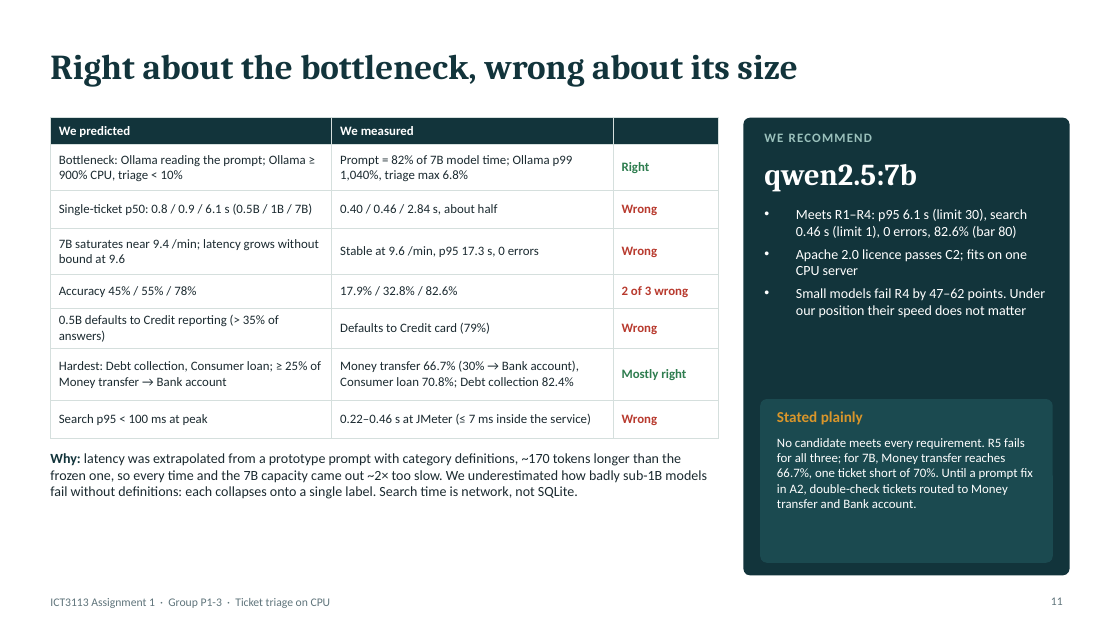
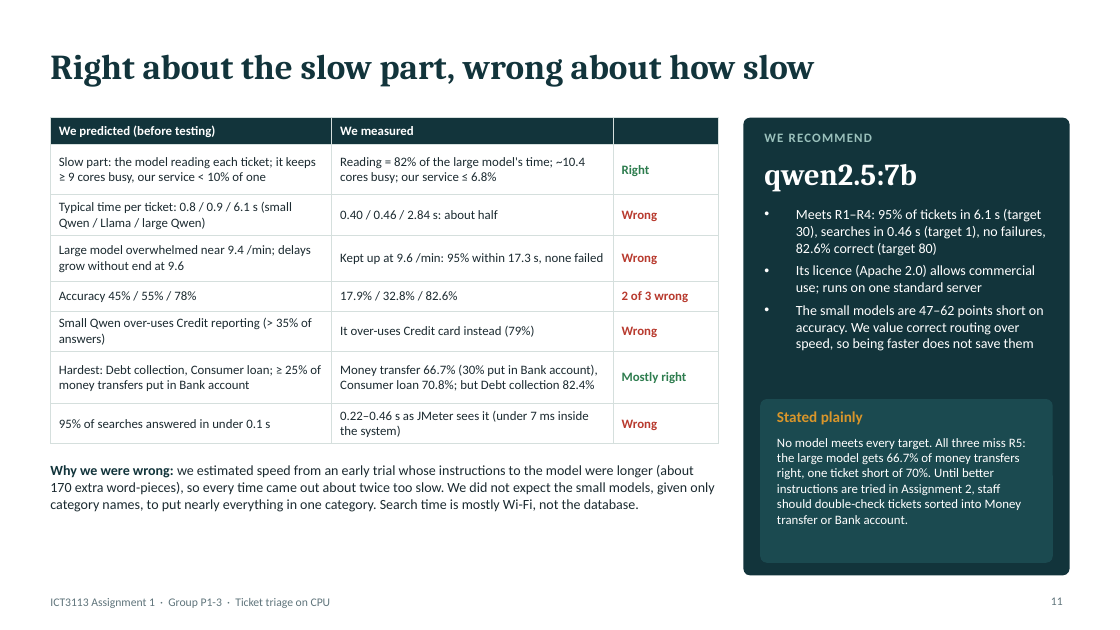
Before and after one commit to asdafsafas/ICT3113_A1_P1-3, a slide deck: slide 11 of slides/Group03.pptx. Drawn at 1120x630 pixels with LibreOffice and Linux fonts; fonts in the diff are those of the drawing. Boxes give left, top, right and bottom in pixels: in the first picture for what was removed or moved away, otherwise in the second. Text is boxed around its words. In the diff, an @@ line names an element or a change of style, - is before the commit and + after.

Commit message:
Reword slides for non-technical readers; add team names and IDs
Slides 1-11 replace jargon with plain descriptions (numbers unchanged).
Cover lists all five members with student IDs. Applies the queued 694/day
and R5 wording fixes.

```diff
--- a/slides/Group03.pptx
+++ b/slides/Group03.pptx
@@ title at [50,54,814,86]: text changed @@
-Right about the bottleneck, wrong about its size
+Right about the slow part, wrong about how slow
@@ table at [50,118,718,441] @@
-row 1, column 1: We predicted
+row 1, column 1: We predicted (before testing)
-row 2, column 1: Bottleneck: Ollama reading the prompt; Ollama ≥ 900% CPU, triage < 10%
+row 2, column 1: Slow part: the model reading each ticket; it keeps ≥ 9 cores busy, our service < 10% of one
-row 2, column 2: Prompt = 82% of 7B model time; Ollama p99 1,040%, triage max 6.8%
+row 2, column 2: Reading = 82% of the large model's time; ~10.4 cores busy; our service ≤ 6.8%
-row 3, column 1: Single-ticket p50: 0.8 / 0.9 / 6.1 s (0.5B / 1B / 7B)
+row 3, column 1: Typical time per ticket: 0.8 / 0.9 / 6.1 s (small Qwen / Llama / large Qwen)
-row 3, column 2: 0.40 / 0.46 / 2.84 s, about half
+row 3, column 2: 0.40 / 0.46 / 2.84 s: about half
-row 4, column 1: 7B saturates near 9.4 /min; latency grows without bound at 9.6
+row 4, column 1: Large model overwhelmed near 9.4 /min; delays grow without end at 9.6
-row 4, column 2: Stable at 9.6 /min, p95 17.3 s, 0 errors
+row 4, column 2: Kept up at 9.6 /min: 95% within 17.3 s, none failed
-row 6, column 1: 0.5B defaults to Credit reporting (> 35% of answers)
+row 6, column 1: Small Qwen over-uses Credit reporting (> 35% of answers)
-row 6, column 2: Defaults to Credit card (79%)
+row 6, column 2: It over-uses Credit card instead (79%)
-row 7, column 1: Hardest: Debt collection, Consumer loan; ≥ 25% of Money transfer → Bank account
+row 7, column 1: Hardest: Debt collection, Consumer loan; ≥ 25% of money transfers put in Bank account
-row 7, column 2: Money transfer 66.7% (30% → Bank account), Consumer loan 70.8%; Debt collection 82.4%
+row 7, column 2: Money transfer 66.7% (30% put in Bank account), Consumer loan 70.8%; but Debt collection 82.4%
-row 8, column 1: Search p95 < 100 ms at peak
+row 8, column 1: 95% of searches answered in under 0.1 s
-row 8, column 2: 0.22–0.46 s at JMeter (≤ 7 ms inside the service)
+row 8, column 2: 0.22–0.46 s as JMeter sees it (under 7 ms inside the system)
@@ text at [796,209,1046,351]: text changed @@
-• Meets R1–R4: p95 6.1 s (limit 30), search 0.46 s (limit 1), 0 errors, 82.6% (bar 80)
-• Apache 2.0 licence passes C2; fits on one CPU server
-• Small models fail R4 by 47–62 points. Under our position their speed does not matter
+• Meets R1–R4: 95% of tickets in 6.1 s (target 30), searches in 0.46 s (target 1), no failures, 82.6% correct (target 80)
+• Its licence (Apache 2.0) allows commercial use; runs on one standard server
+• The small models are 47–62 points short on accuracy. We value correct routing over speed, so being faster does not save them
@@ text at [777,438,1026,524]: text changed @@
-No candidate meets every requirement. R5 fails for all three; for 7B, Money transfer reaches 66.7%, one ticket short of 70%. Until a prompt fix in A2, double-check tickets routed to Money transfer and Bank account.
+No model meets every target. All three miss R5: the large model gets 66.7% of money transfers right, one ticket short of 70%. Until better instructions are tried in Assignment 2, staff should double-check tickets sorted into Money transfer or Bank account.
@@ text at [50,465,714,512]: text changed @@
-Why: latency was extrapolated from a prototype prompt with category definitions, ~170 tokens longer than the frozen one, so every time and the 7B capacity came out ~2× too slow. We underestimated how badly sub-1B models fail without definitions: each collapses onto a single label. Search time is network, not SQLite.
+Why we were wrong: we estimated speed from an early trial whose instructions to the model were longer (about 170 extra word-pieces), so every time came out about twice too slow. We did not expect the small models, given only category names, to put nearly everything in one category. Search time is mostly Wi-Fi, not the database.
```
Also in this commit, not shown: 10 other slides changed, 2 other files.
